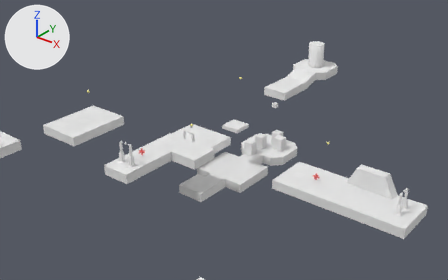
The Blender file etc/blend/levels/Air.blend: old version first, new version second.
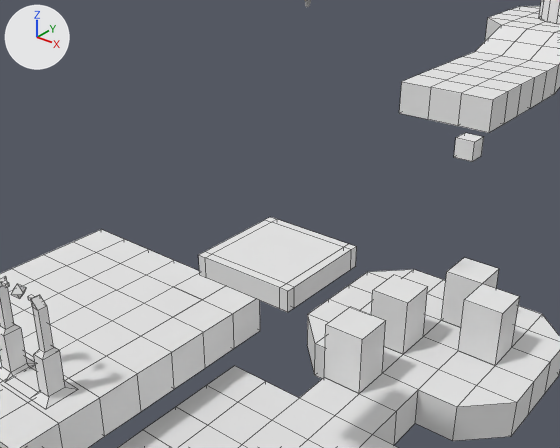
There are two pictures of each version: one from a 50 mm camera at (20.0, -13.23, 30.58) aimed at (-17.57, 33.72, 1.47), one close up from a 50 mm camera at (-9.33, 25.46, 9.45) aimed at (-17.16, 35.24, 3.39). Lighting does not change. The marker at upper left points along +X, +Y and +Z. The close-ups show mesh edges as thin lines.

The first close-up shows 'Air_b1', 'Air_b11', 'Air_b12', 'Air_b4', 'Air_b5', 'Checkpoint.001', 'Crate', 'Crate.002', 'Crate.003', 'Crate.004', 'JumpPad.003'.
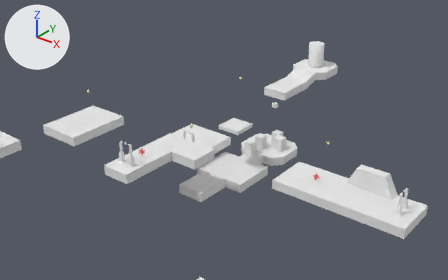
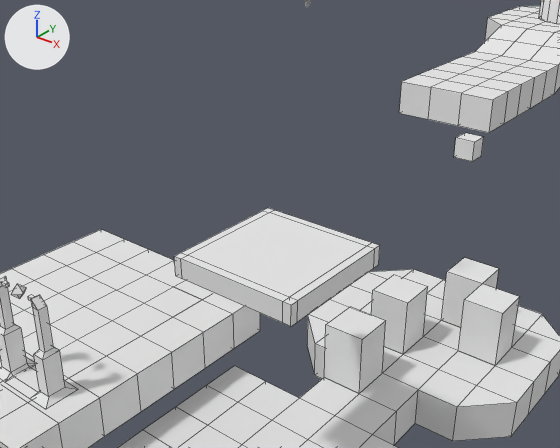
Scene script edits in JSON lines:
```json
{"block": "me_air_b11", "where": "me_air_b11.from_pydata(...)  # 32 vertices, 34 faces; spans x -1.0..1.0, y -1.0..1.0, z -0.2..0.2"}
{"block": "me_air_b11", "where": "# used by ob_air_b11; location = (-17.0, 35.0, 2.8)"}
{"block": "me_air_b11", "change": "me_air_b11 part 1: all 8 vertices in x -1.0..-0.83, y -1.0..-0.83, z -0.2..0.2 are moved by (-0.3, -0.3, 0.0)"}
{"block": "me_air_b11", "change": "me_air_b11 part 2: all 8 vertices in x -1.0..-0.83, y 0.83..1.0, z -0.2..0.2 are moved by (-0.3, 0.3, 0.0)"}
{"block": "me_air_b11", "change": "me_air_b11 part 3: all 8 vertices in x 0.83..1.0, y -1.0..-0.83, z -0.2..0.2 are moved by (0.3, -0.3, 0.0)"}
{"block": "me_air_b11", "change": "me_air_b11 part 4: all 8 vertices in x 0.83..1.0, y 0.83..1.0, z -0.2..0.2 are moved by (0.3, 0.3, 0.0)"}
```

Pixel boxes [x1, y1, x2, y2] of what changed, in the close-ups (560 x 448 px; the box of a moved part takes in the faces that stretch with it):
```json
{"object": "Air_b11", "change": "reshaped", "before": [199, 217, 357, 312], "after": [174, 208, 380, 326], "on screen": "30% wider, 24% taller"}
{"part": 1, "of": "me_air_b11", "change": "moved or reshaped", "before": [199, 252, 211, 277], "after": [174, 253, 187, 279]}
{"part": 2, "of": "me_air_b11", "change": "moved or reshaped", "before": [205, 217, 277, 254], "after": [181, 208, 274, 255]}
{"part": 3, "of": "me_air_b11", "change": "moved or reshaped", "before": [205, 254, 294, 312], "after": [181, 255, 298, 326]}
{"part": 4, "of": "me_air_b11", "change": "moved or reshaped", "before": [213, 219, 357, 308], "after": [188, 210, 380, 322]}
```
